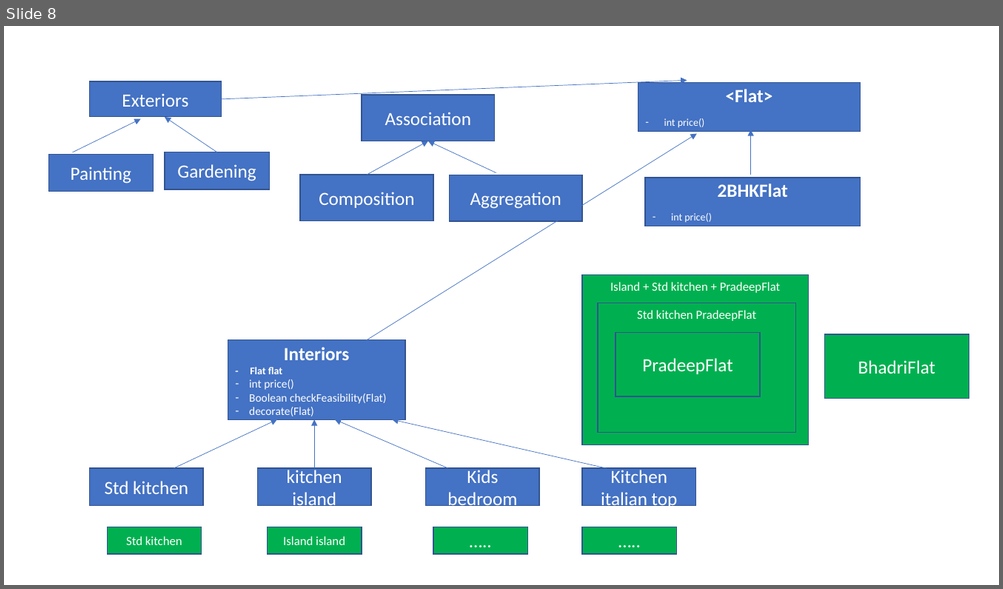
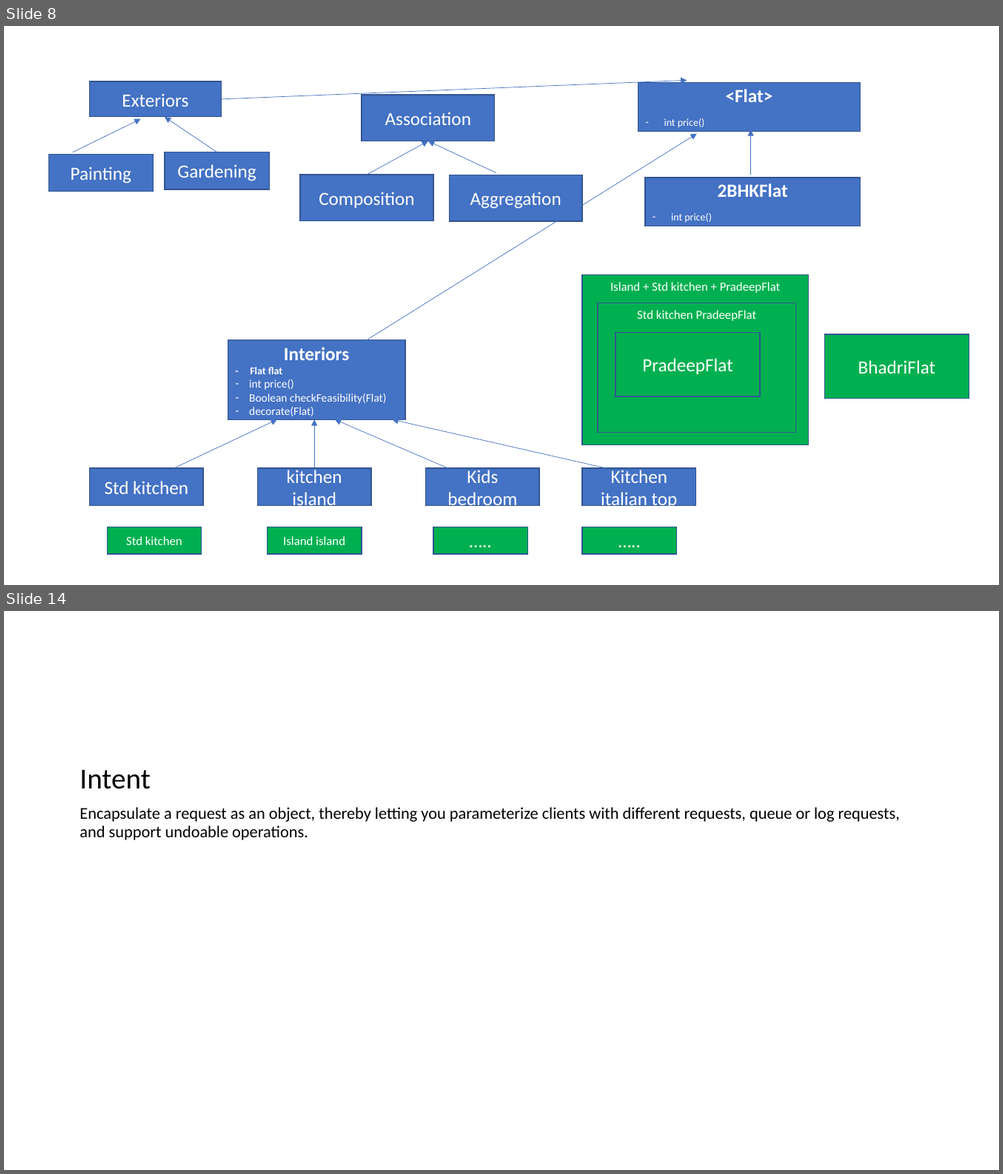
Before and after one commit to RamSBhadri/Docs, a slide deck: design pattern.pptx. Shown one above the other, each under a label of ours: slide 8 before the commit, slides 8 and 14 after it; the slides between them are not shown. The pictures are 1003x589 and 1003x1174 pixels, drawn with LibreOffice and Linux fonts; fonts in the diff are those of the drawing. Boxes give left, top, right and bottom in pixels: in the first picture for what was removed or moved away, otherwise in the second. Text is boxed around its words. In the diff, an @@ line names an element or a change of style, - is before the commit and + after.

```diff
--- a/design pattern.pptx
+++ b/design pattern.pptx
@@ slide 14 added at [4,611,999,1170], background #FFFFFF @@
@@ text added at [79,770,899,840], 16 pt, text #000000 @@
+Intent
+Encapsulate a request as an object, thereby letting you parameterize clients with different requests, queue or log requests, and support undoable operations.
```
Also in this commit, not shown: 2 slides changed, 12 other slides added, 1 slide removed, 16 other files.
